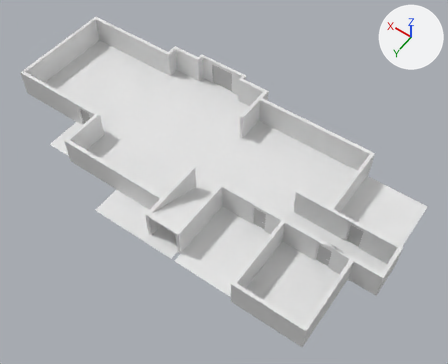
Before and after pictures for a commit that changed the FBX model project/Assets/Models/HouseShape.fbx.
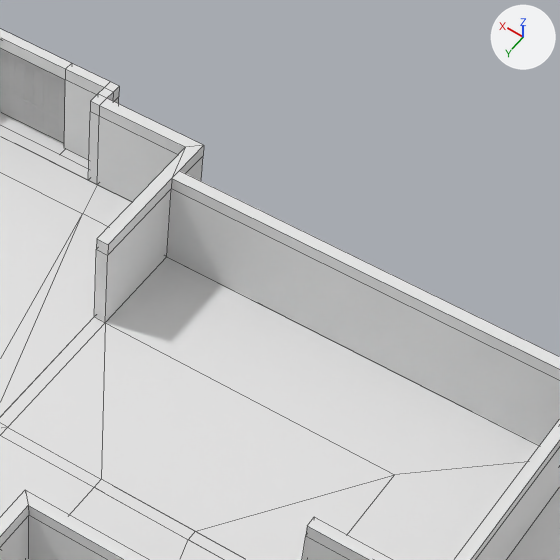
There are two pictures of each version: one whole from a camera (50 mm lens) standing at (-15.9, 20.3, 31.3) and looking at (-1.6, 0.3, -0.1), one close up on the part from 48% to 81% of the width and 15% to 55% of the height. The axes (+X, +Y, +Z) are drawn at upper right. The lights are the same throughout. The close-ups show mesh edges as thin lines. Where no turn or scale is listed for an object, it has been applied to the vertices.

In view in the first close-up: 'FloorPlan', 'ForwardWalls', 'FrontDoorLeft', 'FrontDoorRight', 'HallwayWall', 'HouseShape'.
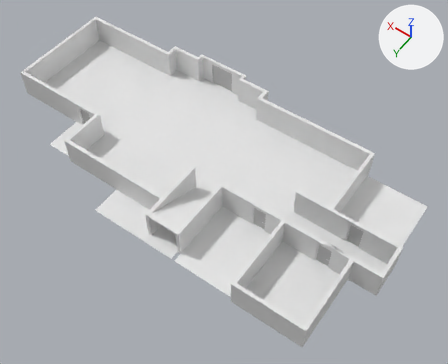
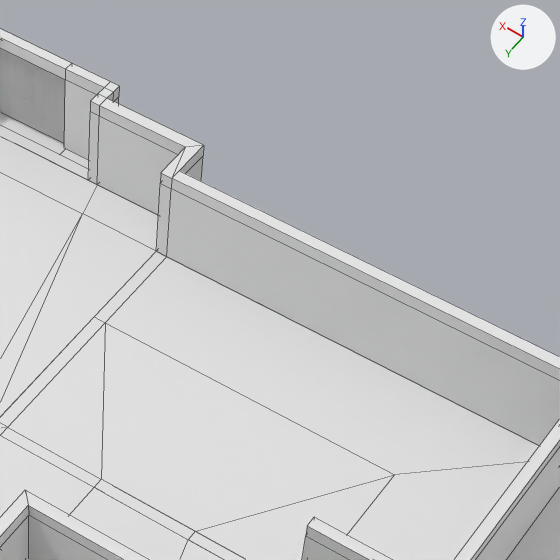
Edits to the bpy script that builds the scene:
```text
Change me_plane_003:
    where me_plane_003.from_pydata(...)  # 114 vertices, 93 faces; spans x -8.8..14.6, y -6.8..-0.4, z 0.0..2.0
    used by ob_forwardwalls; location = (0.0, 0.0, 0.0)
    verts and faces of me_plane_003; kept vertices keep their numbers, new ones are numbered from 114
    before: 7 (-0.2, -6.2, 0.0), 12 (-0.5, -5.4, 0.0) at pixel (166, 256), 20 (-0.2, -3.4, 0.0) at pixel (94, 316), 21 (-0.5, -3.4, 0.0) at pixel (105, 322), 29 (-0.2, -6.2, 2.0) at pixel (185, 147)
    before: 34 (-0.5, -5.4, 2.0) at pixel (171, 178), 42 (-0.2, -3.4, 2.0) at pixel (96, 238), 43 (-0.5, -3.4, 2.0) at pixel (108, 244), 93 (-0.2, -6.2, 1.7), 101 (-0.2, -3.4, 1.7) at pixel (96, 249)
    before: 102 (-0.5, -5.4, 1.7) at pixel (171, 188), 103 (-0.5, -3.4, 1.7) at pixel (107, 255)
    me_plane_003 part 1
    add delete_vertices([20, 21, 42, 43, 101, 103])  # with the faces that use them
    add for new, old in zip([114, 115, 116], [7, 29, 93]): verts[new] = verts[old] + (0.0, 0.8, 0.0)
    add faces += [(29, 93, 116, 115), (34, 115, 116, 102), (29, 115, 34), (12, 102, 116, 114), (7, 114, 116, 93)]
```

Changed parts and their boxes (x1, y1, x2, y2) in the close-ups (560 x 560 px; the box of a moved part takes in the faces that stretch with it):
part 1 of me_plane_003, moved or reshaped
    before: (94, 148, 185, 322)
    after: (156, 148, 185, 257)
